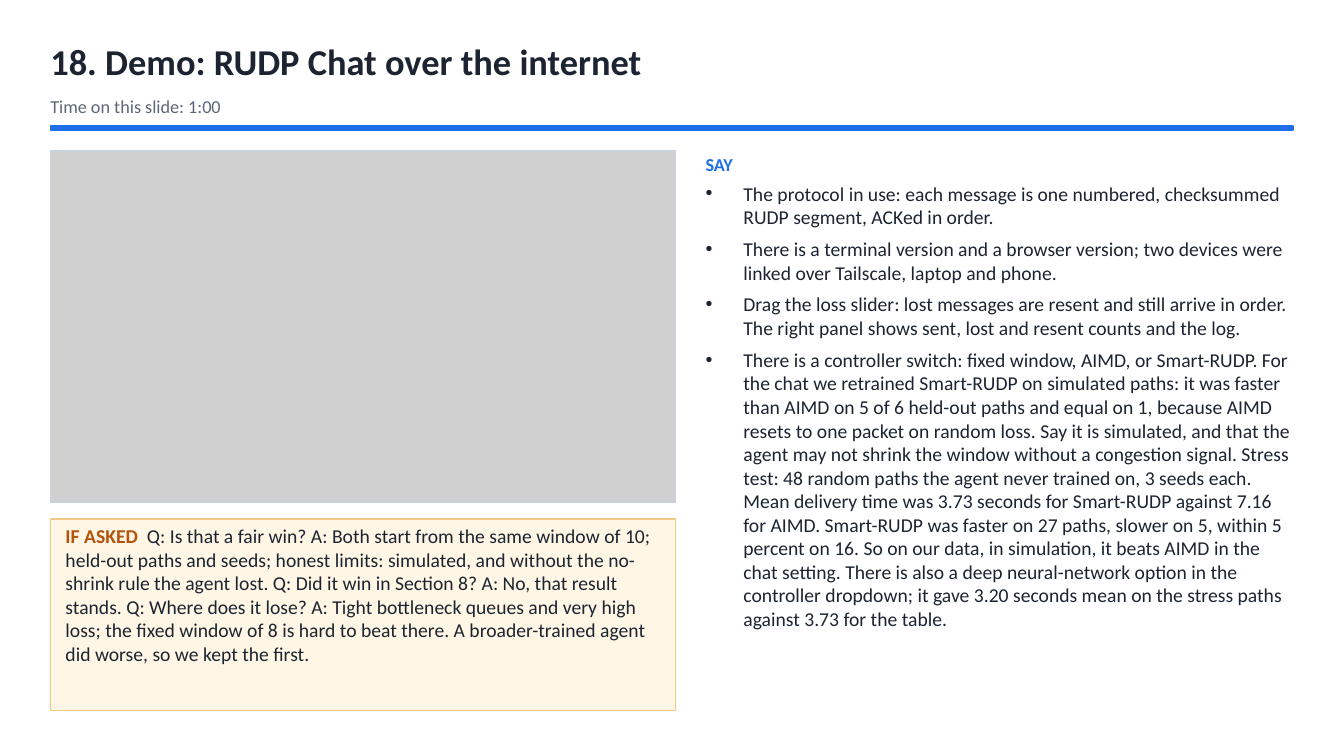
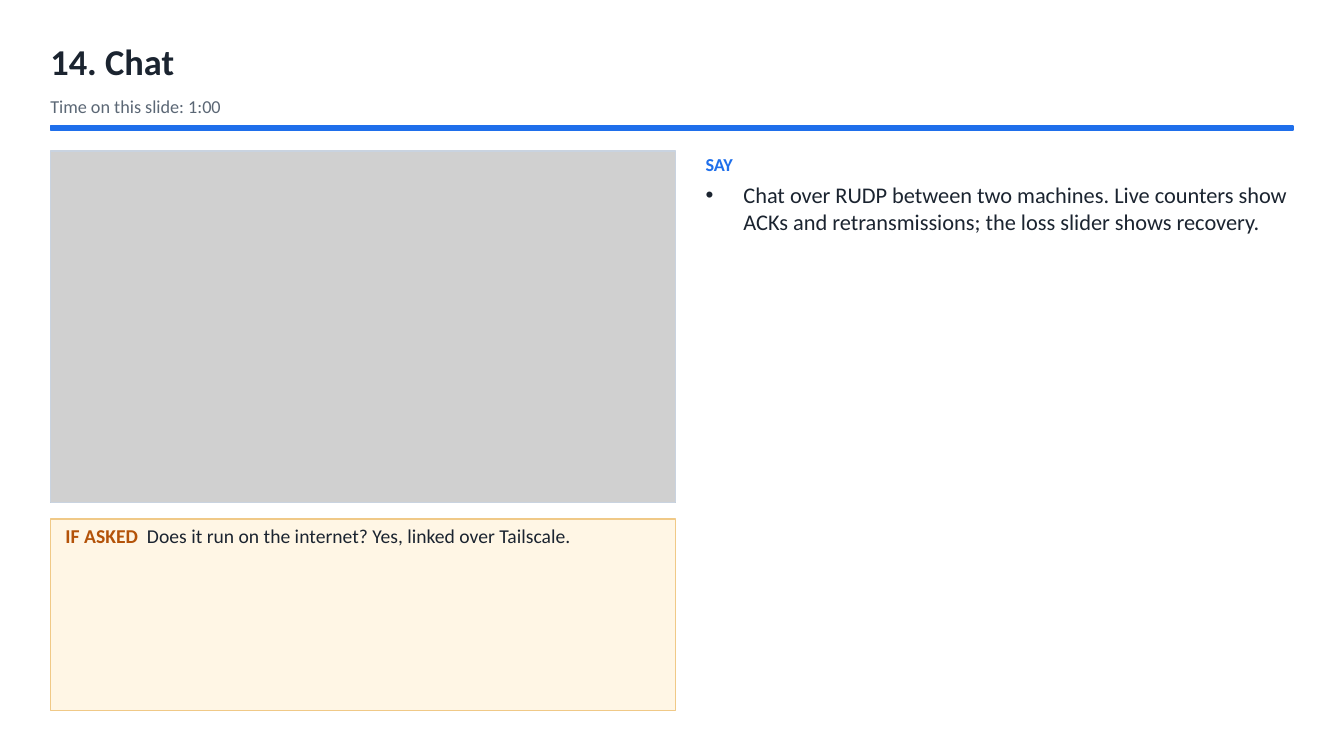
Before and after one commit to Capsturrrr/REPLIC, a slide deck: slide 16 of docs/final/RUDP_Host_Guide.pptx (slide 20 before the commit). Drawn at 1344x756 pixels with LibreOffice and Linux fonts; fonts in the diff are those of the drawing; grey boxes stand for pictures. Boxes give left, top, right and bottom in pixels: in the first picture for what was removed or moved away, otherwise in the second. Text is boxed around its words. In the diff, an @@ line names an element or a change of style, - is before the commit and + after.

```diff
--- a/docs/final/RUDP_Host_Guide.pptx
+++ b/docs/final/RUDP_Host_Guide.pptx
@@ text at (50,49,174,76): text changed @@
-18. Demo: RUDP Chat over the internet
+14. Chat
@@ text at (743,187,1287,234): text changed; size 14 to 16 pt @@
-• The protocol in use: each message is one numbered, checksummed RUDP segment, ACKed in order.
-• There is a terminal version and a browser version; two devices were linked over Tailscale, laptop and phone.
-• Drag the loss slider: lost messages are resent and still arrive in order. The right panel shows sent, lost and resent counts and the log.
-• There is a controller switch: fixed window, AIMD, or Smart-RUDP. For the chat we retrained Smart-RUDP on simulated paths: it was faster than AIMD on 5 of 6 held-out paths and equal on 1, because AIMD resets to one packet on random loss. Say it is simulated, and that the agent may not shrink the window without a congestion signal. Stress test: 48 random paths the agent never trained on, 3 seeds each. Mean delivery time was 3.73 seconds for Smart-RUDP against 7.16 for AIMD. Smart-RUDP was faster on 27 paths, slower on 5, within 5 percent on 16. So on our data, in simulation, it beats AIMD in the chat setting. There is also a deep neural-network option in the controller dropdown; it gave 3.20 seconds mean on the stress paths against 3.73 for the table.
+• Chat over RUDP between two machines. Live counters show ACKs and retransmissions; the loss slider shows recovery.
@@ text at (65,529,570,546): text changed @@
-IF ASKED Q: Is that a fair win? A: Both start from the same window of 10; held-out paths and seeds; honest limits: simulated, and without the no-shrink rule the agent lost. Q: Did it win in Section 8? A: No, that result stands. Q: Where does it lose? A: Tight bottleneck queues and very high loss; the fixed window of 8 is hard to beat there. A broader-trained agent did worse, so we kept the first.
+IF ASKED Does it run on the internet? Yes, linked over Tailscale.
```
Also in this commit, not shown: 37 other slides changed, 5 slides removed, 9 other files.
